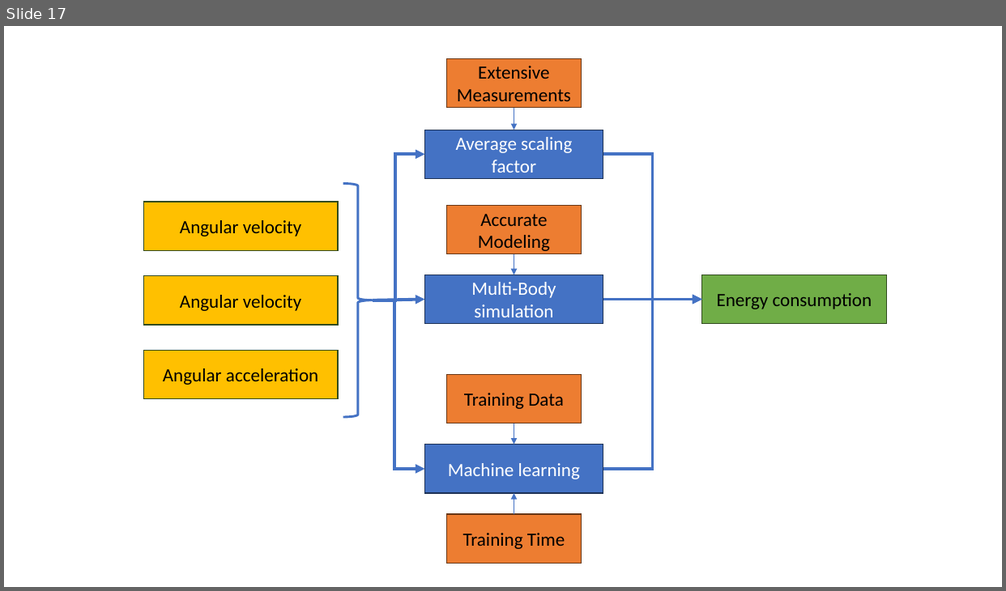
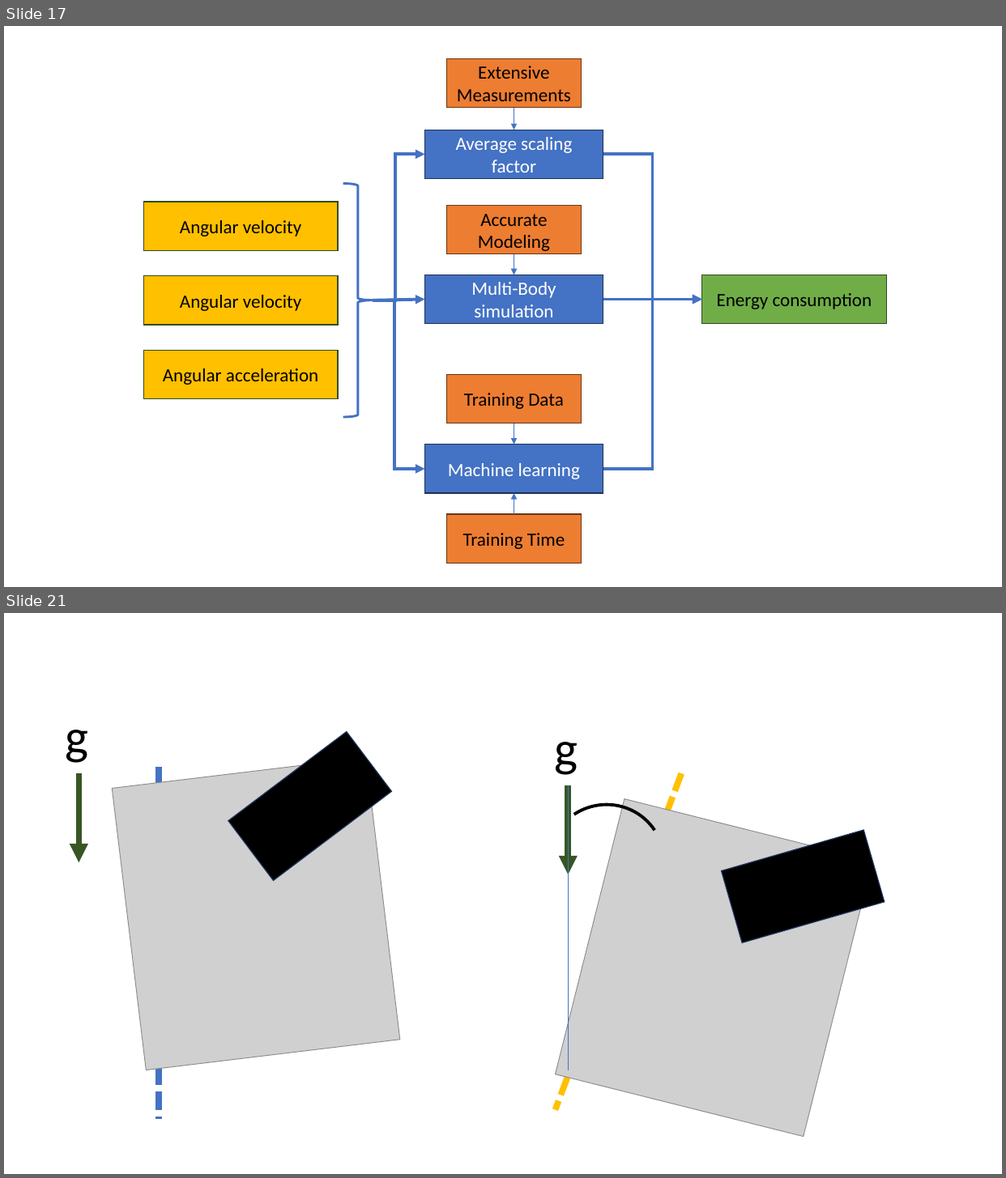
Before and after one commit to JanNalivaika/MASTERS-THESIS, a slide deck: Latex/figures/images.pptx. Shown one above the other, each under a label of ours: slide 17 before the commit, slides 17 and 21 after it; the slides between them are not shown. The pictures are 1006x591 and 1006x1178 pixels, drawn with LibreOffice and Linux fonts; fonts in the diff are those of the drawing; grey boxes stand for pictures. Boxes give left, top, right and bottom in pixels: in the first picture for what was removed or moved away, otherwise in the second. Text is boxed around its words. In the diff, an @@ line names an element or a change of style, - is before the commit and + after.

```diff
--- a/Latex/figures/images.pptx
+++ b/Latex/figures/images.pptx
@@ slide 21 added at bbox=[4, 613, 1002, 1174], background #FFFFFF @@
@@ text added at bbox=[65, 730, 88, 763], 48 pt, text #000000 @@
+g
@@ rectangle added at bbox=[228, 731, 392, 880], fill #000000, outline #1E3256 1 pt @@
@@ picture added at bbox=[112, 757, 400, 1071] @@
@@ text added at bbox=[554, 742, 577, 775], 48 pt, text #000000 @@
+g
@@ arrow added from (79, 774) to (79, 862), #385723 6 pt @@
@@ line added from (159, 766) to (159, 1119), #4472C4 6 pt dashed @@
@@ arc (boxed as its full ellipse) added at bbox=[526, 782, 687, 943], outline #000000 3 pt @@
@@ line added from (681, 774) to (555, 1110), #FFC000 6 pt dashed @@
@@ picture added at bbox=[556, 798, 873, 1137] @@
@@ arrow added from (569, 786) to (569, 875), #385723 6 pt @@
@@ line added from (569, 786) to (569, 1071), #4472C4 0.5 pt @@
@@ rectangle added at bbox=[721, 830, 884, 943], fill #000000, outline #1E3256 1 pt @@
```
Also in this commit, not shown: 1 other slide added, 16 other files.
